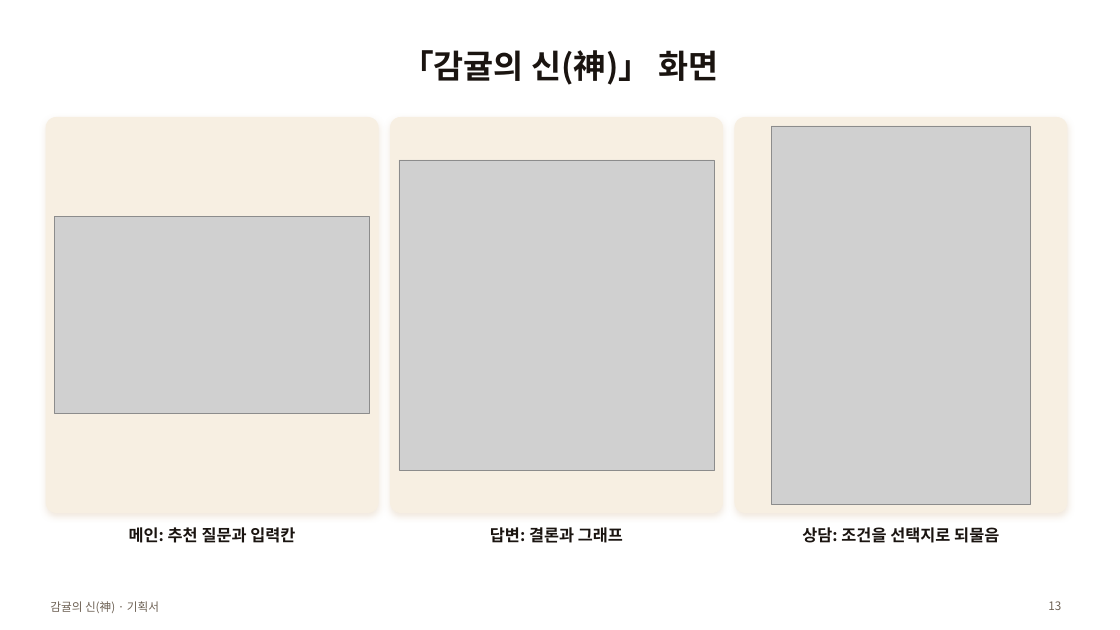
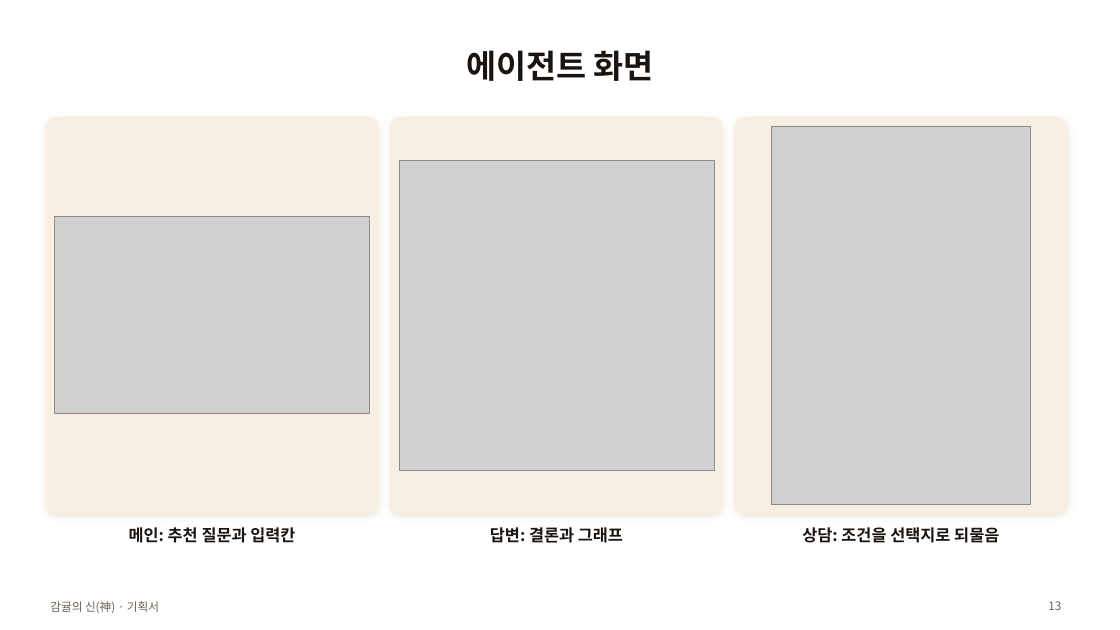
Before and after one commit to Jeju-Citrus-Analysis-Agent/Citrus-Analysis, a slide deck: slide 13 of docs/submission/00_기획서.pptx. Drawn at 1120x630 pixels with LibreOffice and Linux fonts; fonts in the diff are those of the drawing; grey boxes stand for pictures. Boxes give left, top, right and bottom in pixels: in the first picture for what was removed or moved away, otherwise in the second. Text is boxed around its words. In the diff, an @@ line names an element or a change of style, - is before the commit and + after.

```diff
--- a/docs/submission/00_기획서.pptx
+++ b/docs/submission/00_기획서.pptx
@@ title at [466, 50, 654, 81]: text changed @@
-「감귤의 신(神)」 화면
+에이전트 화면
```
Also in this commit, not shown: 13 other slides changed, 8 other files.
